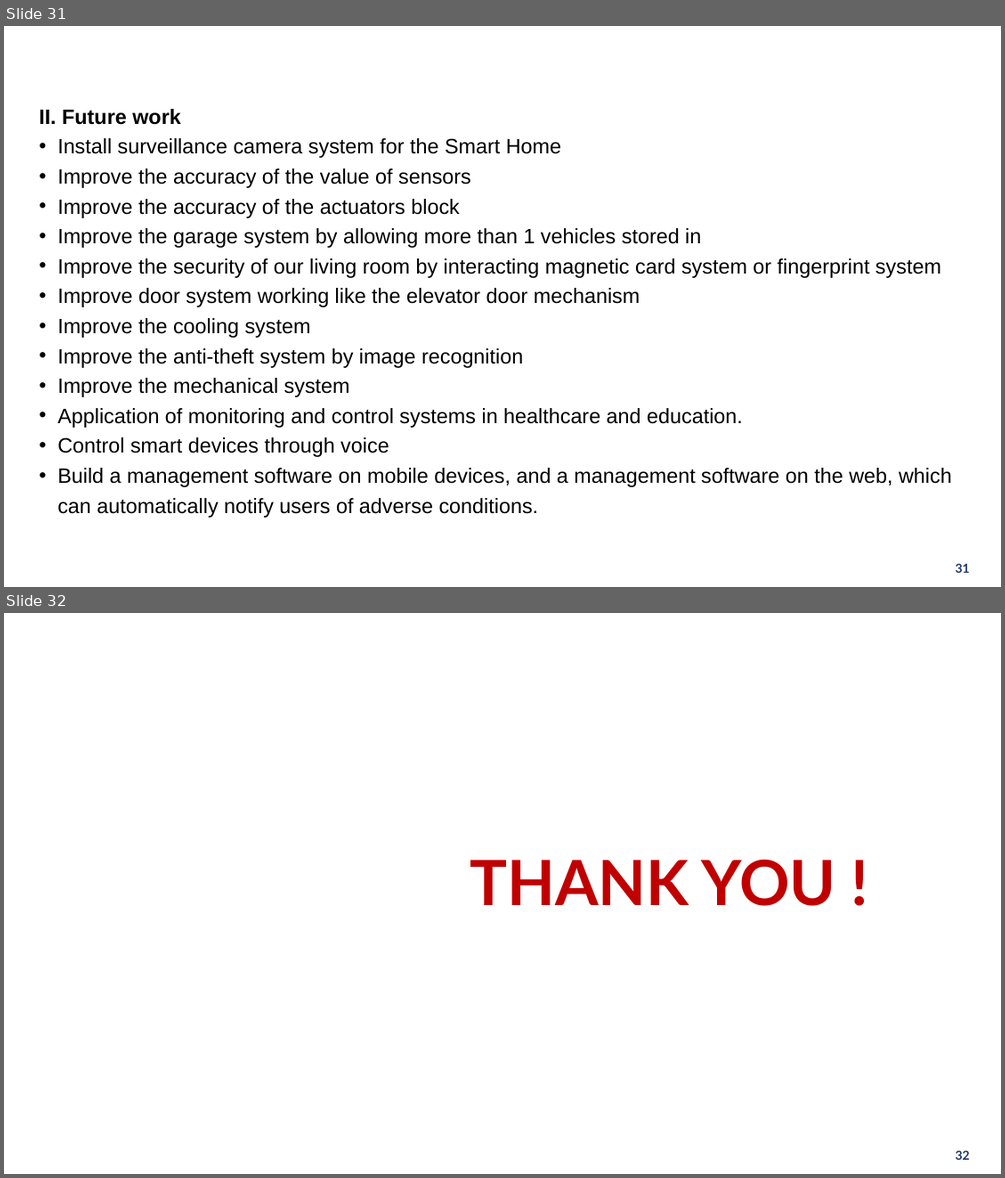
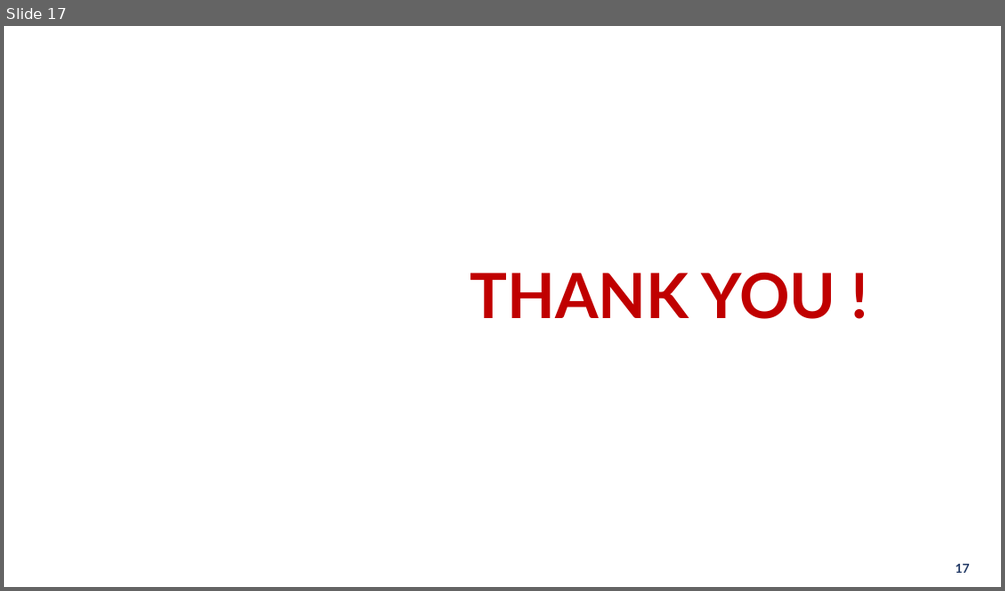
Before and after one commit to ndmbka2k/DATN, a slide deck: POWERPOINT/GraduationThesis_pp.pptx. Shown one above the other, each under a label of ours: slides 31 and 32 before the commit, slide 17 after it. The pictures are 1005x1178 and 1005x591 pixels, drawn with LibreOffice and Linux fonts; fonts in the diff are those of the drawing; background and template pictures are left out. Boxes give left, top, right and bottom in pixels: in the first picture for what was removed or moved away, otherwise in the second. Text is boxed around its words. In the diff, an @@ line names an element or a change of style, - is before the commit and + after.

```diff
--- a/POWERPOINT/GraduationThesis_pp.pptx
+++ b/POWERPOINT/GraduationThesis_pp.pptx
@@ slide 31 removed at (4,26,1001,587), background picture (left out) @@
@@ title removed at (32,35,973,70) @@
-Chapter 8: Conclusion
@@ text removed at (39,109,952,517) @@
-II. Future work
-• Install surveillance camera system for the Smart Home
-• Improve the accuracy of the value of sensors
-• Improve the accuracy of the actuators block
-• Improve the garage system by allowing more than 1 vehicles stored in
-• Improve the security of our living room by interacting magnetic card system or fingerprint system
-• Improve door system working like the elevator door mechanism
-• Improve the cooling system
-• Improve the anti-theft system by image recognition
-• Improve the mechanical system
-• Application of monitoring and control systems in healthcare and education.
-• Control smart devices through voice
-• Build a management software on mobile devices, and a management software on the web, which can automatically notify users of adverse conditions.
@@ page number removed at (955,563,970,572) @@
-31
@@ what was slide 32 is now slide 17 @@
@@ page number at (955,564,970,572): text changed @@
-32
+17
```
Also in this commit, not shown: 9 slides changed, 14 other slides removed, 1 other file.
